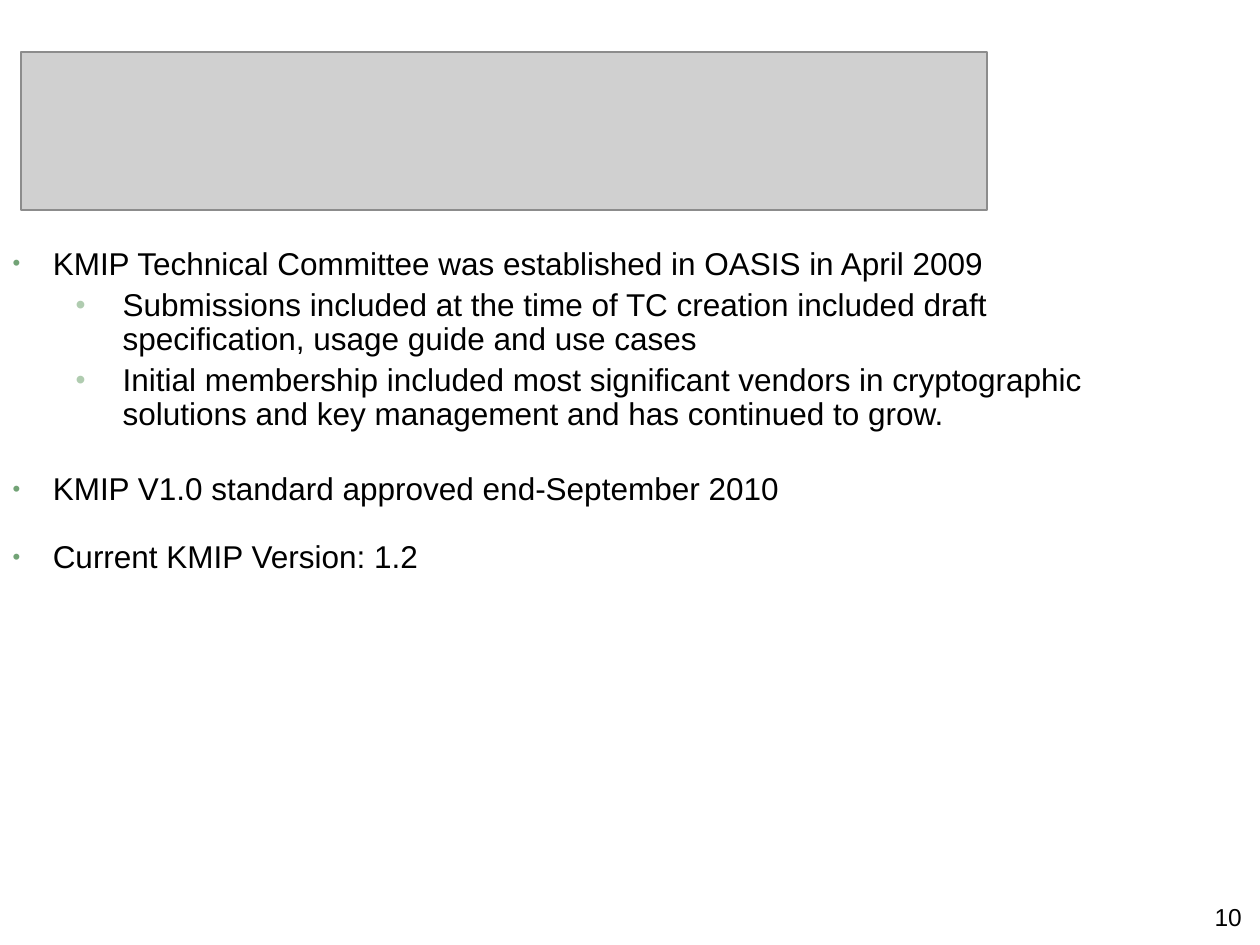
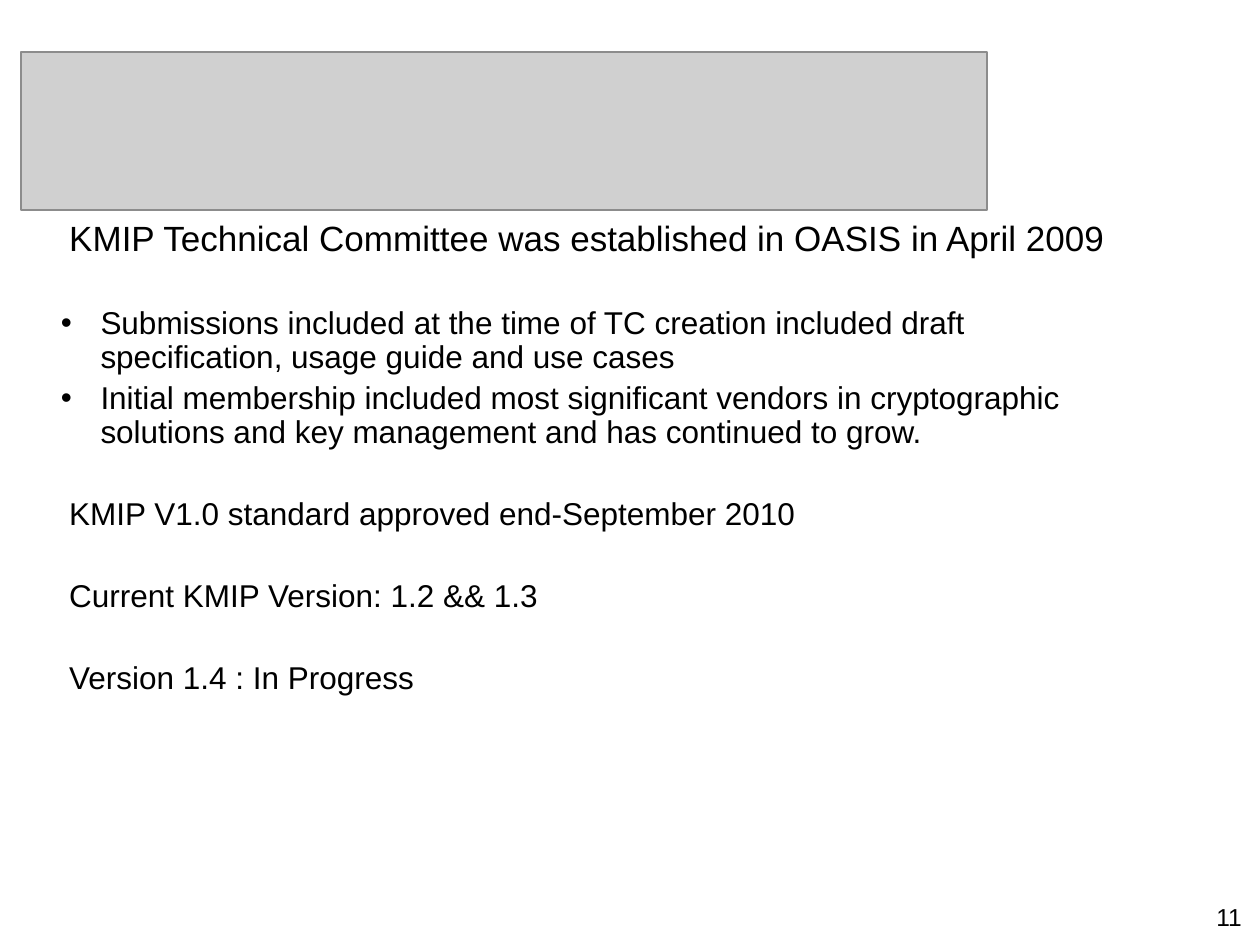
Before and after one commit to sedukull/pykmip-ws, a slide deck: slide 11 of docs/KMIP_Presentation.ppt (slide 10 before the commit). Drawn at 1260x945 pixels with LibreOffice and Linux fonts; fonts in the diff are those of the drawing; grey boxes stand for pictures; background and template pictures are left out. Boxes give left, top, right and bottom in pixels: in the first picture for what was removed or moved away, otherwise in the second. Text is boxed around its words. In the diff, an @@ line names an element or a change of style, - is before the commit and + after.

```diff
--- a/docs/KMIP_Presentation.ppt
+++ b/docs/KMIP_Presentation.ppt
@@ text at [69,225,1104,531]: size 18 to 20 pt in "KMIP Technical Committee was established in OASIS ..."; bullet • to none; list level 1 to 2 in "KMIP Technical Committee was established ..."; list level 2 to 3 in "Submissions included at the time ..."; bullet colour #B0CCB0 to #000000; list level 2 to 3 in "Initial membership included most significant ..."; list level 1 to 2 in "KMIP V1.0 standard approved end-September ..." @@
@@ text at [69,584,538,695]: text changed @@
-• Current KMIP Version: 1.2
+  Current KMIP Version: 1.2 && 1.3
+  Version 1.4 : In Progress
@@ page number at [1216,909,1241,926]: text changed @@
-10
+11
```
Also in this commit, not shown: 12 other slides changed, 4 slides added, 1 slide removed, 8 other files.
